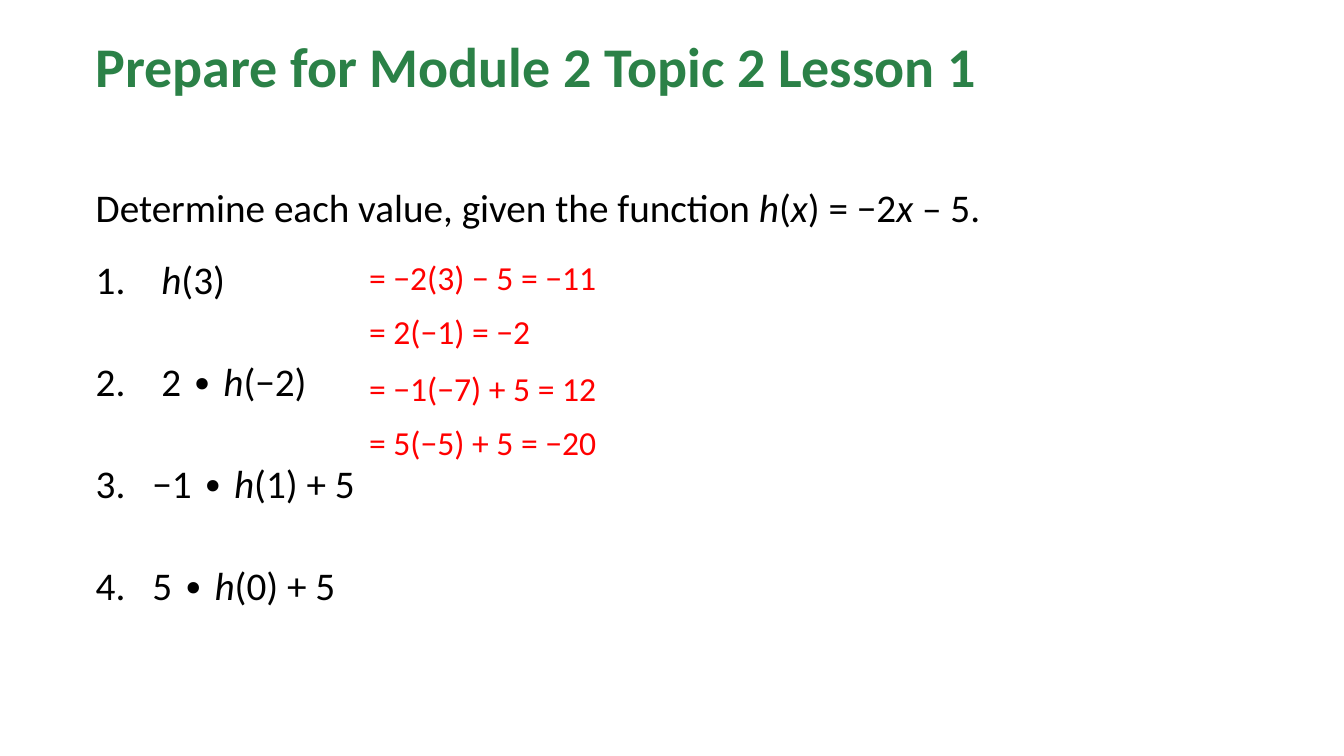
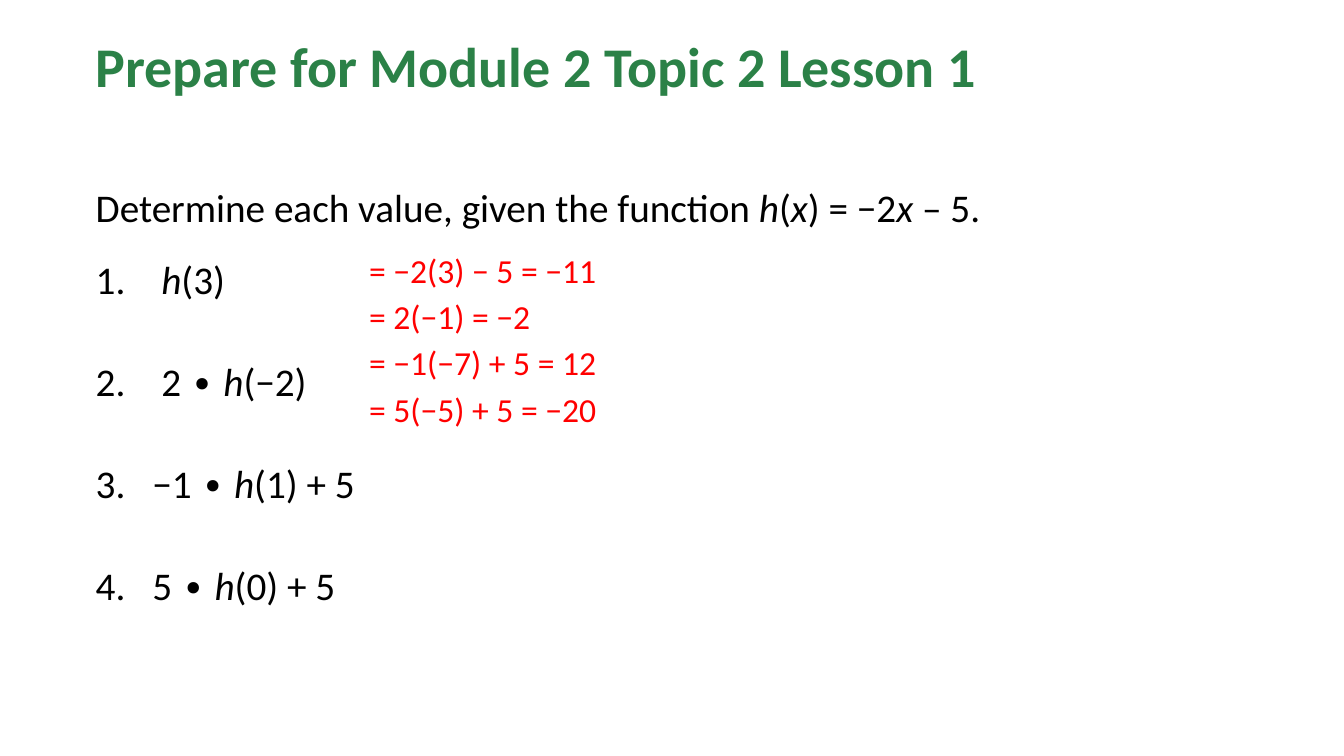
Before and after one commit to Apolloat2022/Algebra1M2U1L4, a slide deck: slide 79 of lesson6/BLMathematics_AlgI_M2_T1_L6_LessonSlides_ENG_with_answers.pptx. Drawn at 1344x756 pixels with LibreOffice and Linux fonts; fonts in the diff are those of the drawing; background and template pictures are left out. Boxes give left, top, right and bottom in pixels: in the first picture for what was removed or moved away, otherwise in the second. Text is boxed around its words. In the diff, an @@ line names an element or a change of style, - is before the commit and + after.

```diff
--- a/lesson6/BLMathematics_AlgI_M2_T1_L6_LessonSlides_ENG_with_answers.pptx
+++ b/lesson6/BLMathematics_AlgI_M2_T1_L6_LessonSlides_ENG_with_answers.pptx
@@ text "= −2(3) − 5 = ...": place and size @@
-text "= −2(3) − 5 = ..." at [393,265,596,295]
+text "= −2(3) − 5 = ..." at [393,258,596,288]
@@ text "= 2(−1) = −2": place and size @@
-text "= 2(−1) = −2" at [393,319,530,349]
+text "= 2(−1) = −2" at [393,304,530,334]
@@ text "= −1(−7) + 5 = ...": place and size @@
-text "= −1(−7) + 5 = ..." at [393,376,596,406]
+text "= −1(−7) + 5 = ..." at [393,350,596,380]
@@ text "= 5(−5) + 5 = ...": place and size @@
-text "= 5(−5) + 5 = ..." at [393,430,596,460]
+text "= 5(−5) + 5 = ..." at [393,397,596,427]
```
Also in this commit, not shown: 12 other slides changed, 1 other file.
